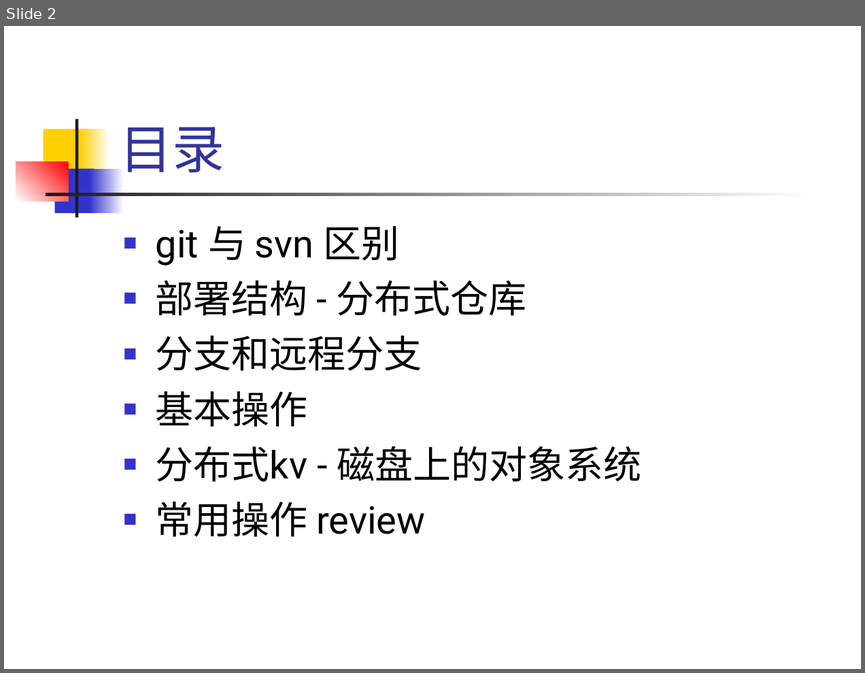
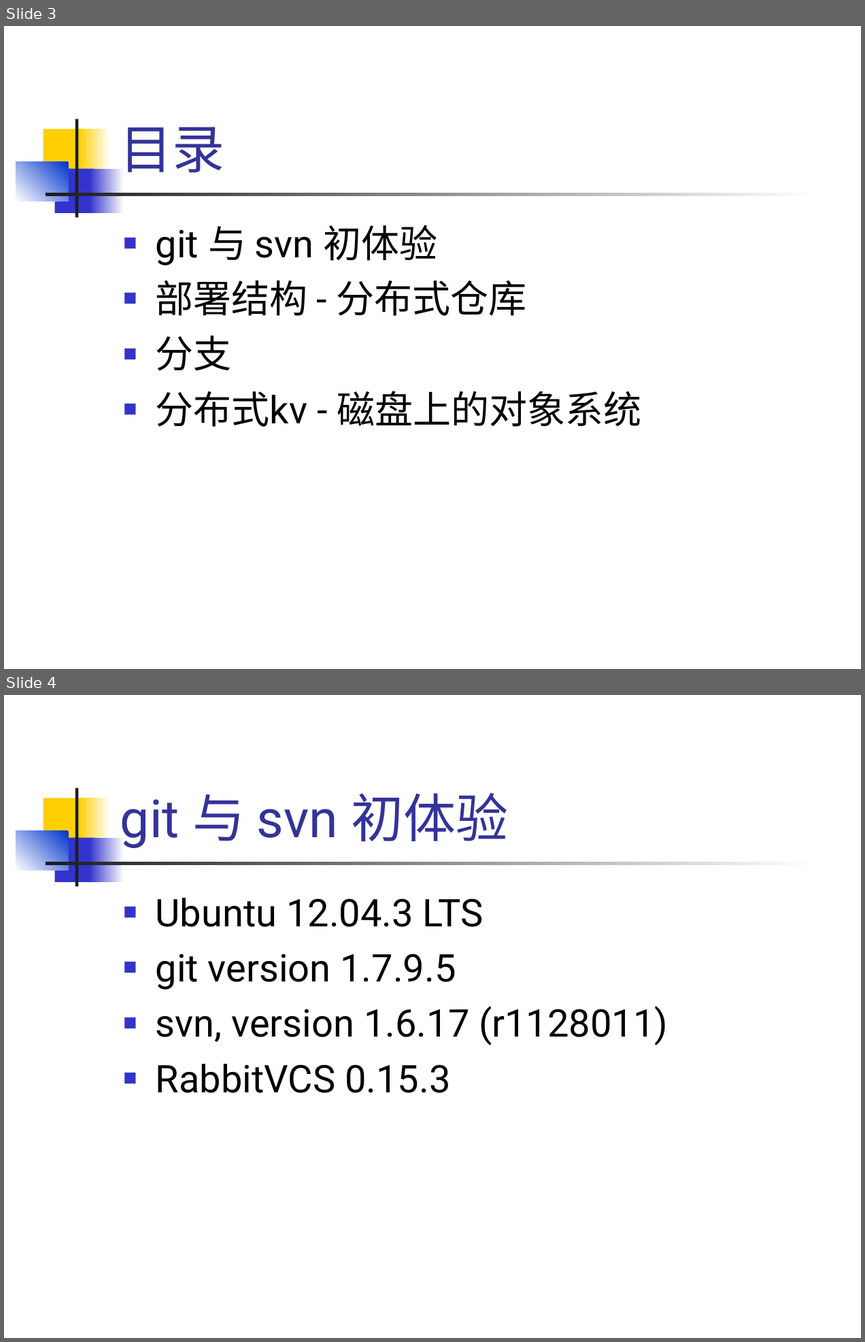
Before and after one commit to hanyong/git-inner-and-use, a slide deck: git-inner-and-use.ppt. Shown one above the other, each under a label of ours: slide 2 before the commit, slides 3 and 4 after it. The pictures are 865x673 and 865x1342 pixels, drawn with LibreOffice and Linux fonts; fonts in the diff are those of the drawing. Boxes give left, top, right and bottom in pixels: in the first picture for what was removed or moved away, otherwise in the second. Text is boxed around its words. In the diff, an @@ line names an element or a change of style, - is before the commit and + after.

```diff
--- a/git-inner-and-use.ppt
+++ b/git-inner-and-use.ppt
@@ slide 4 added at (x1=4, y1=695, x2=861, y2=1338), background #FFFFFF; not listed: 7 template elements that a slide beside it also shows @@
@@ title added at (x1=120, y1=793, x2=508, y2=848), 44 pt, text #333399 @@
+git 与 svn 初体验
@@ text added at (x1=156, y1=898, x2=668, y2=1093), 32 pt, text #000000 @@
+■ Ubuntu 12.04.3 LTS
+■ git version 1.7.9.5
+■ svn, version 1.6.17 (r1128011)
+■ RabbitVCS 0.15.3
@@ what was slide 2 is now slide 3 @@
@@ slide 3 changed as well @@
@@ rectangle at (x1=16, y1=161, x2=68, y2=201): fill gradient #FF0000 to #FFFFFF to gradient #0033CC to #FFFFFF @@
@@ text at (x1=156, y1=225, x2=438, y2=265): text changed @@
-■ git 与 svn 区别
+■ git 与 svn 初体验
@@ text at (x1=156, y1=335, x2=232, y2=371): text changed @@
-■ 分支和远程分支
-■ 基本操作
+■ 分支
@@ text at (x1=156, y1=501, x2=425, y2=537): paragraph removed @@
-■ 常用操作 review
```
Also in this commit, not shown: 4 other slides changed, 18 other slides added, 3 slides removed.
